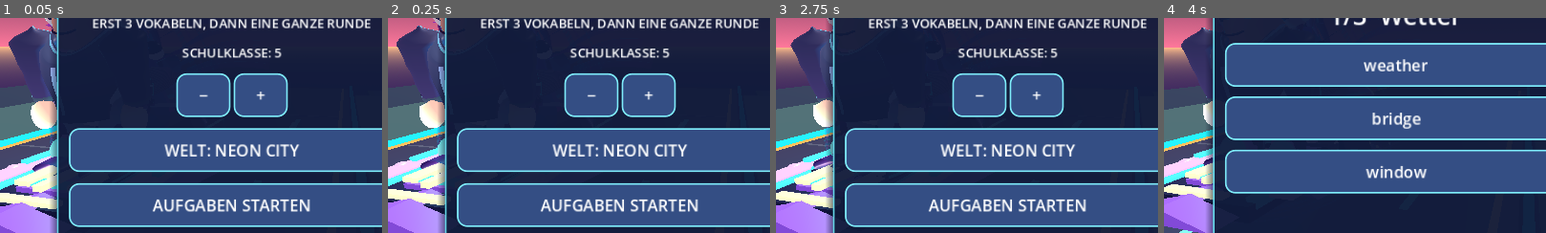
Above: before the commit, frames 1-4 (left to right).
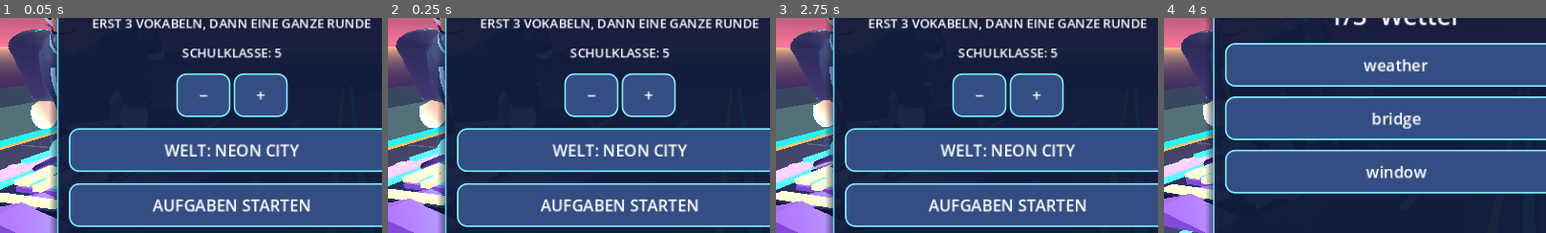
Above: after the commit, the same moments.

Repository: mtothek0703/learnquest-unity-web
Game: Godot game, scene res://main.tscn
Same seed, same stepped clock (60 frames per second), same inputs: the game is played once before the commit and once after it.
Inputs (mouse positions are % of the whole screen's width and height, from its top left):
- Up to frame 1 (0.05 s): no input
- Up to frame 2 (0.25 s): no input
- Up to frame 3 (2.75 s): move the mouse to (72, 45) at 0.52 s; hold Right 0.53-1.25 s; hold Q 0.53-1.25 s; click (72, 45) at 0.67 s; tap Space at 0.77, 1.07 s; drag from (30, 55) to (45, 70) at 1.27 s; move the mouse to (60, 28) at 2.02 s; hold Right from 2.03 s (still down); hold R from 2.03 s (still down)
- Up to frame 4 (4 s): release Right at 2.75 s; release R at 2.75 s; drag from (45, 70) to (20, 35) at 2.77 s; move the mouse to (80, 65) at 3.52 s; hold Left from 3.53 s (still down); hold E from 3.53 s (still down); tap Space at 3.77 s
The pictures show only the part of the screen within x 20-70%, y 30-80%; the shares and areas given below are measured in that part.

The runs differ from the first frame. In frame 1, 0.1% of the frame differs, in the area x 2-15%, y 3-40%; in frame 2, 0.1%; in frame 3, 0.1%, in the area x 3-15%, y 4-40%; in frame 4, 0.1%.

Commit message:
V111: sculpt rounded hemispherical shoulder cap instead of pointed sleeve cone

Diff:
--- a/godot/rider_skinned_armwear.gd
+++ b/godot/rider_skinned_armwear.gd
@@ -91,7 +91,10 @@
     var elbow := exp(-pow((t - 0.55) / 0.17, 2.0))
     # Close the upper ring into a smooth shoulder dome: the first PR render
     # revealed an open, oversized cup with the pink body still visible inside.
-    var shoulder_cap := smoothstep(0.0, 0.19, t)
+    # A hemispherical ease avoids the pointed cones seen in the second
+    # screenshot pass, while keeping the shoulder closed at its tip.
+    var cap_progress := clampf(t / 0.19, 0.0, 1.0)
+    var shoulder_cap := sqrt(maxf(0.0, 1.0 - pow(1.0 - cap_progress, 2.0)))
     var radius := (lerpf(0.300, 0.145, t) + 0.018 * shoulder) * shoulder_cap + 0.012
     # Subtle tailoring: shoulder fullness, tapered elbow and three soft folds.
     radius += (0.009 * sin(t * TAU * 3.0) + 0.006 * cos(angle * 3.0)) * elbow
@@ -103,14 +106,14 @@
     # perpendicular to the actual sloping shoulder-to-wrist centerline.
     # The shoulder overlaps the continuous jacket, while the wrist terminates
     # at the existing articulated hand rather than beyond it.
-    var start := Vector3(side * 0.61, 2.29, -0.33)
+    var start := Vector3(side * 0.61, 2.22, -0.33)
     var finish := Vector3(side * 0.73, 1.33, -0.06)
     var center := start.lerp(finish, t)
     center.x += side * 0.018 * sin(t * PI)
     center.z += 0.024 * sin(t * PI)
     var tangent := Vector3(
         side * (0.12 + 0.018 * PI * cos(t * PI)),
-        -0.96,
+        -0.89,
         0.27 + 0.024 * PI * cos(t * PI)
     ).normalized()
     var radial_x := (Vector3.RIGHT - tangent * tangent.x).normalized()
